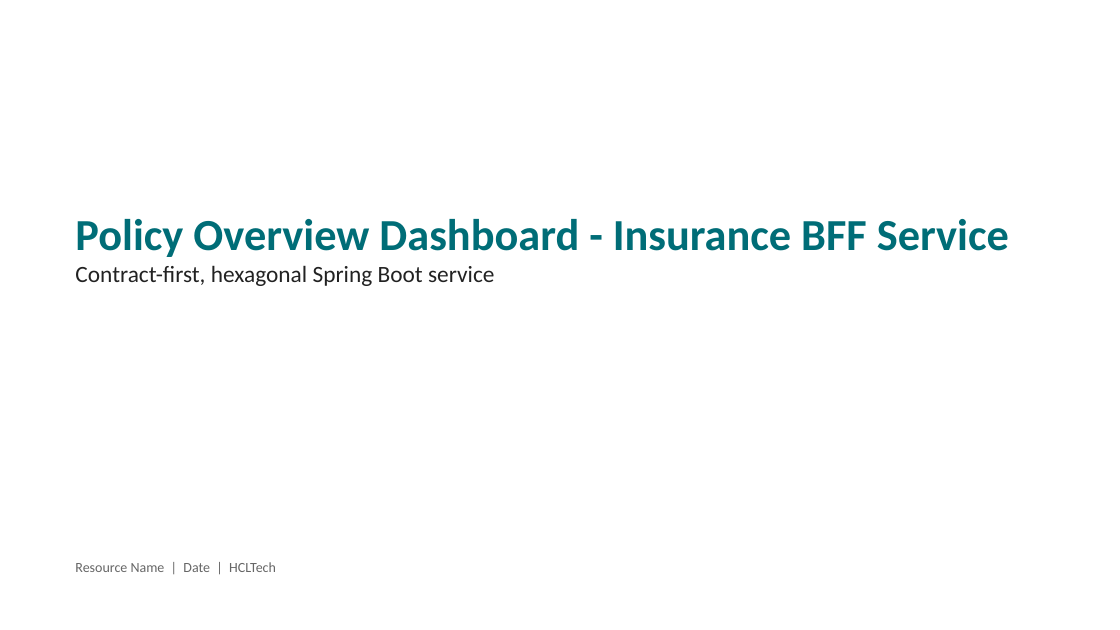
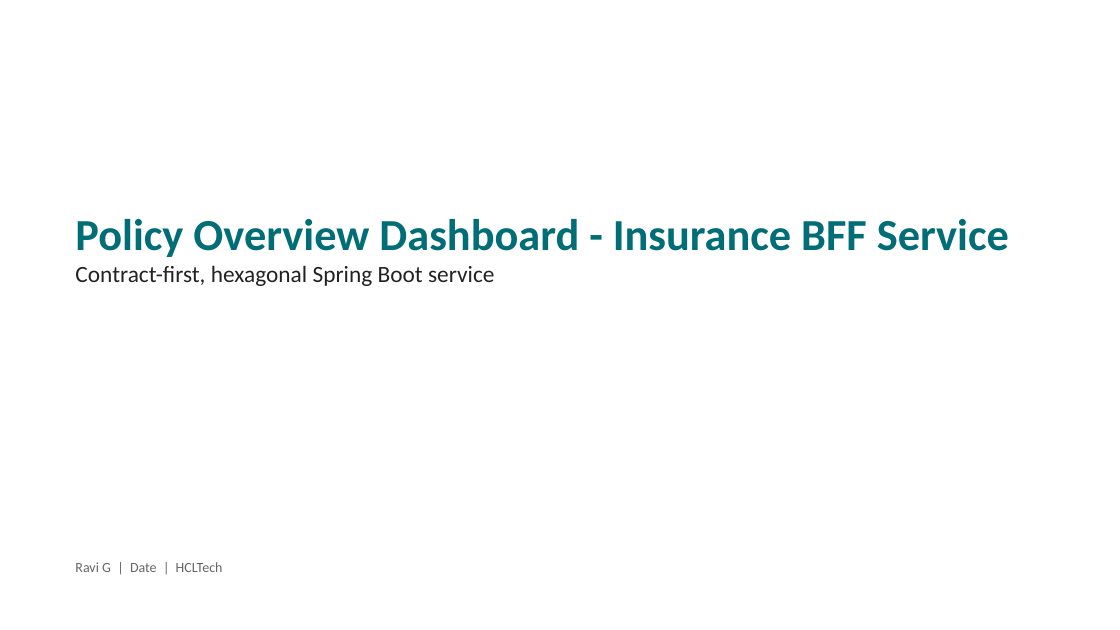
Before and after one commit to meetravig-collab/InsurancePolicyListDemo, a slide deck: slide 1 of docs/Policy-Overview-Dashboard.pptx. Drawn at 1120x630 pixels with LibreOffice and Linux fonts; fonts in the diff are those of the drawing. Boxes give left, top, right and bottom in pixels: in the first picture for what was removed or moved away, otherwise in the second. Text is boxed around its words. In the diff, an @@ line names an element or a change of style, - is before the commit and + after.

```diff
--- a/docs/Policy-Overview-Dashboard.pptx
+++ b/docs/Policy-Overview-Dashboard.pptx
@@ text at bbox=[75, 562, 223, 572]: text changed @@
-Resource Name | Date | HCLTech
+Ravi G | Date | HCLTech
```
